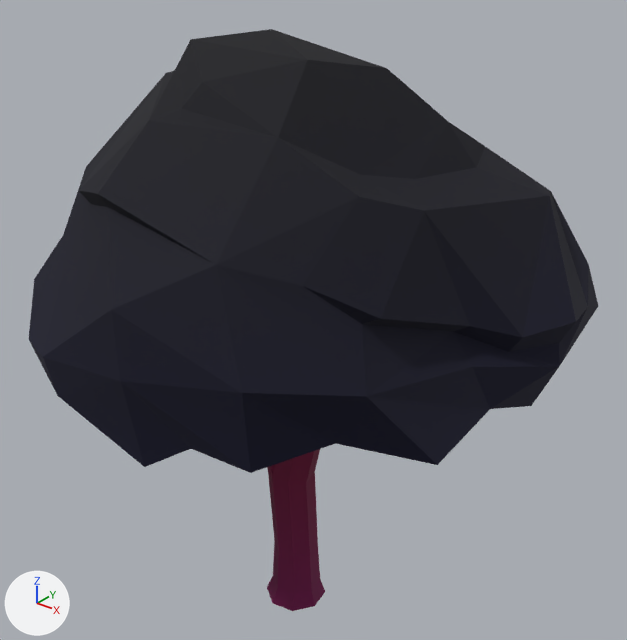
Two versions of the glTF model assets/synty/synty-tree-04.gltf, one commit apart.
Camera for both pictures: a 50 mm lens placed at (3.8, -4.6, 5.52), pointed at (0.0, 0.14, 2.57). The lights are fixed; the arrows at lower left show +X, +Y and +Z. The first picture is the older version. Vertices at exactly the same position are counted once.

The older version as bpy lines, for what is in view:
```python
me_sm_tree_04 = bpy.data.meshes.new('SM_Tree_04')
me_sm_tree_04.from_pydata(...)  # 162 vertices, 308 faces; spans x -1.99..1.99, y -1.83..1.83, z 0.0..4.69
me_sm_tree_04.materials.append(mat_lambert32)
ob_sm_tree_04 = bpy.data.objects.new('SM_Tree_04', me_sm_tree_04)
ob_sm_tree_04.location = (0.0, 0.0, 0.0)
```
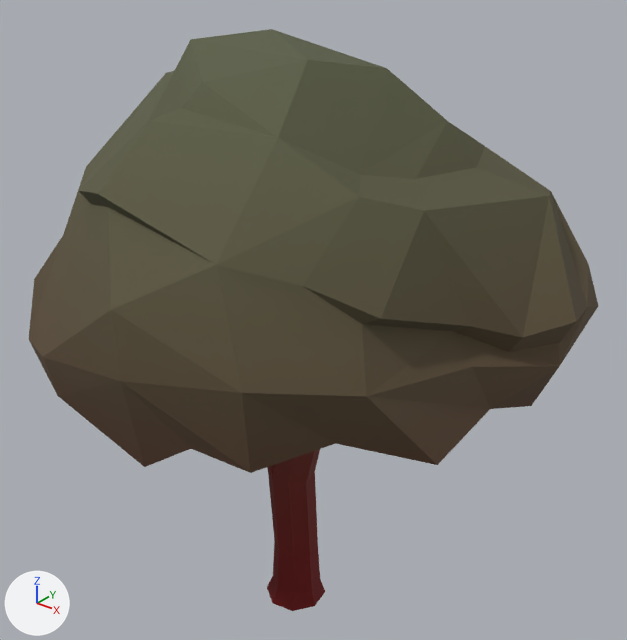
Where the change shows, as pixel boxes (x1, y1, x2, y2) in the pictures (627 x 640 px):
part 1 of me_sm_tree_04, recoloured (lighter)
    both: (29, 306, 598, 473)
part 2 of me_sm_tree_04, recoloured
    both: (267, 478, 325, 611)
part 3 of me_sm_tree_04, recoloured (lighter)
    both: (79, 29, 551, 319)
part 4 of me_sm_tree_04, recoloured (lighter)
    both: (29, 171, 598, 396)

The change, as a diff of the scene's bpy script:
```diff
--- a/assets/synty/synty-tree-04.gltf.py
+++ b/assets/synty/synty-tree-04.gltf.py
@@ me_sm_tree_04 @@
 me_sm_tree_04.from_pydata(...)  # 162 vertices, 308 faces; spans x -1.99..1.99, y -1.83..1.83, z 0.0..4.69
 # used by ob_sm_tree_04; location = (0.0, 0.0, 0.0)
+# me_sm_tree_04 part 1: 84 faces centred in x -1.9..1.94, y -1.81..1.68, z 2.41..3.01 are repainted in the vertex colours; the middle colour goes from blue #000091 to pink #ffb7b7
+# me_sm_tree_04 part 2: 56 faces centred in x -0.23..0.2, y -0.3..0.13, z 0.0..1.04 are repainted in the vertex colours; the middle colour goes from pink #ff00f7 to red #ff1212
+# me_sm_tree_04 part 3: 69 faces centred in x -1.66..1.28, y -1.54..1.42, z 3.61..4.65 are repainted in the vertex colours; the middle colour goes from dark blue #00005a to pale pink #ffe5e5
+# me_sm_tree_04 part 4: 51 faces centred in x -1.82..1.84, y -1.81..1.74, z 3.03..3.56 are repainted in the vertex colours; the middle colour goes from dark blue #000078 to pink #ffcfcf
 me_sm_tree_04.materials.append(mat_lambert32)
```
